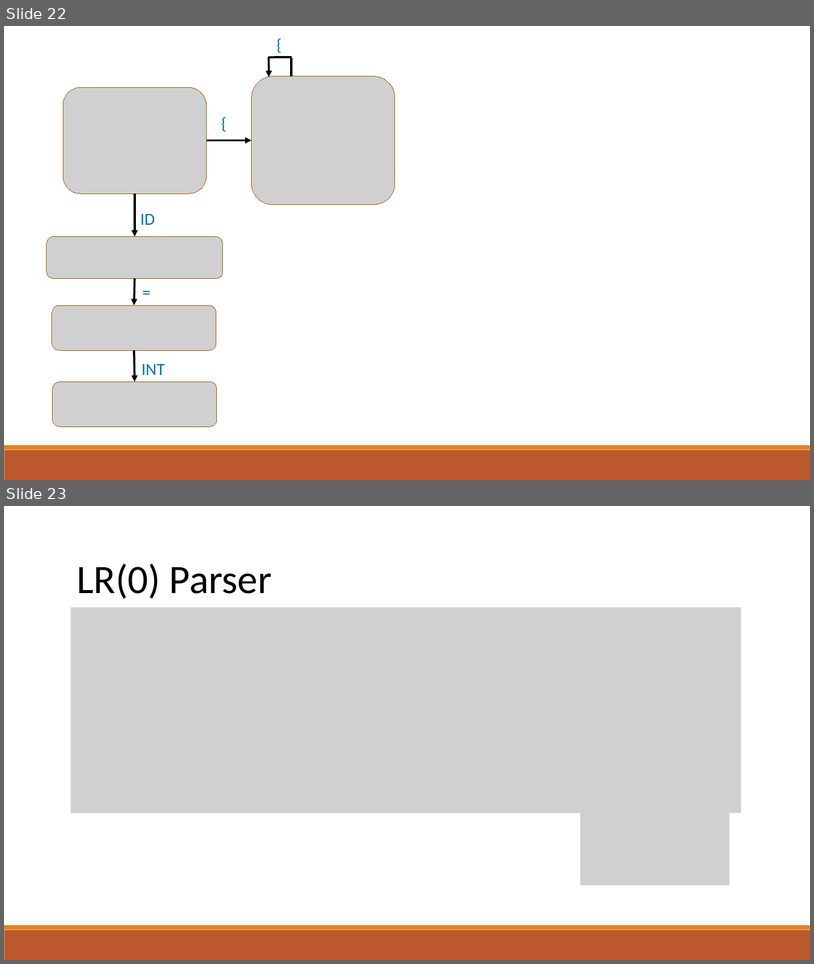
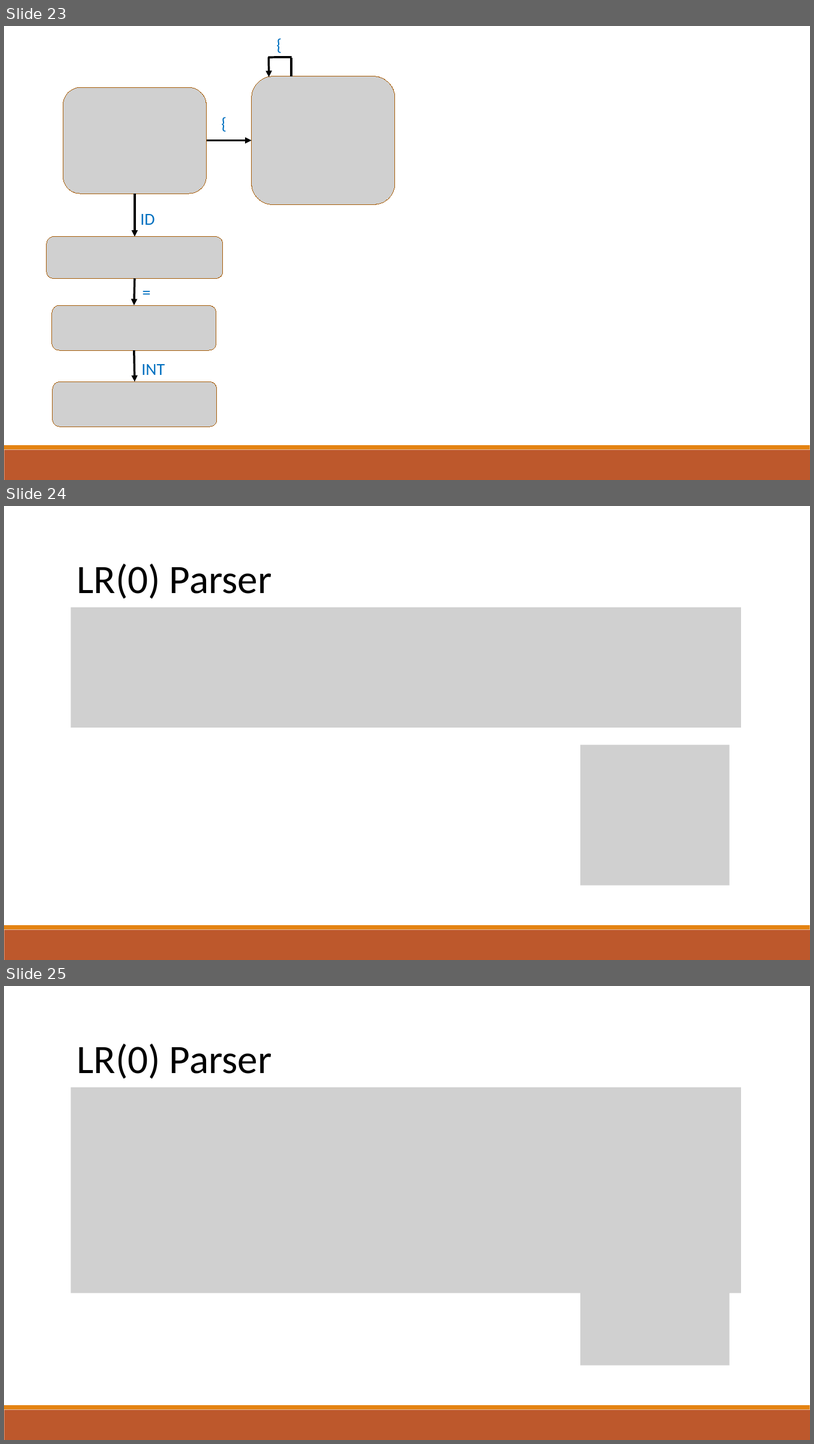
Before and after one commit to raghadzeidan/COMPILATION_TAU_FOR_STUDENTS, a slide deck: new_slides/bottom_up_parsing.pptx. Shown one above the other, each under a label of ours: slides 22 and 23 before the commit, slides 23, 24 and 25 after it. The pictures are 814x964 and 814x1444 pixels, drawn with LibreOffice and Linux fonts; fonts in the diff are those of the drawing; grey boxes stand for pictures. Boxes give left, top, right and bottom in pixels: in the first picture for what was removed or moved away, otherwise in the second. Text is boxed around its words. In the diff, an @@ line names an element or a change of style, - is before the commit and + after.

Commit message:
updating slides

```diff
--- a/new_slides/bottom_up_parsing.pptx
+++ b/new_slides/bottom_up_parsing.pptx
@@ slide 24 added at (4, 506, 810, 960), background #FFFFFF; not listed: 2 template elements that a slide beside it also shows @@
@@ text added at (77, 564, 272, 598), 48 pt, text #000000 @@
+LR(0) Parser
@@ picture added at (71, 607, 742, 727) @@
@@ picture added at (581, 744, 730, 885) @@
@@ what was slide 22 is now slide 23 @@
@@ what was slide 23 is now slide 25 @@
```
Also in this commit, not shown: 1 slide changed, 2 other slides added, 1 other file.
